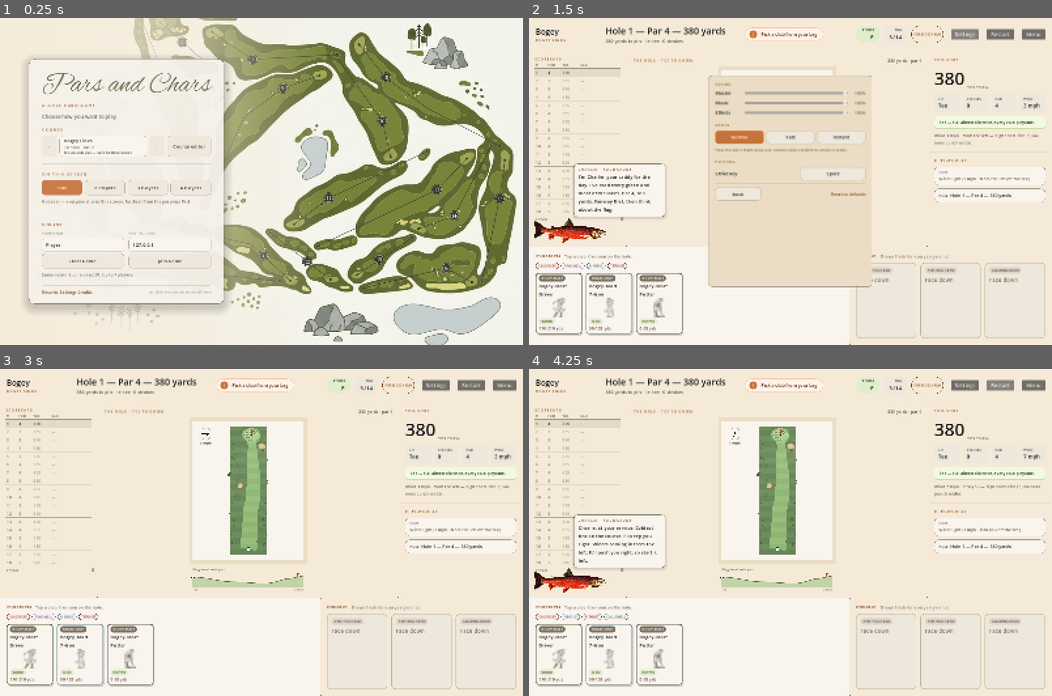
Above: before the commit, frames 1-4 (two rows, left to right).
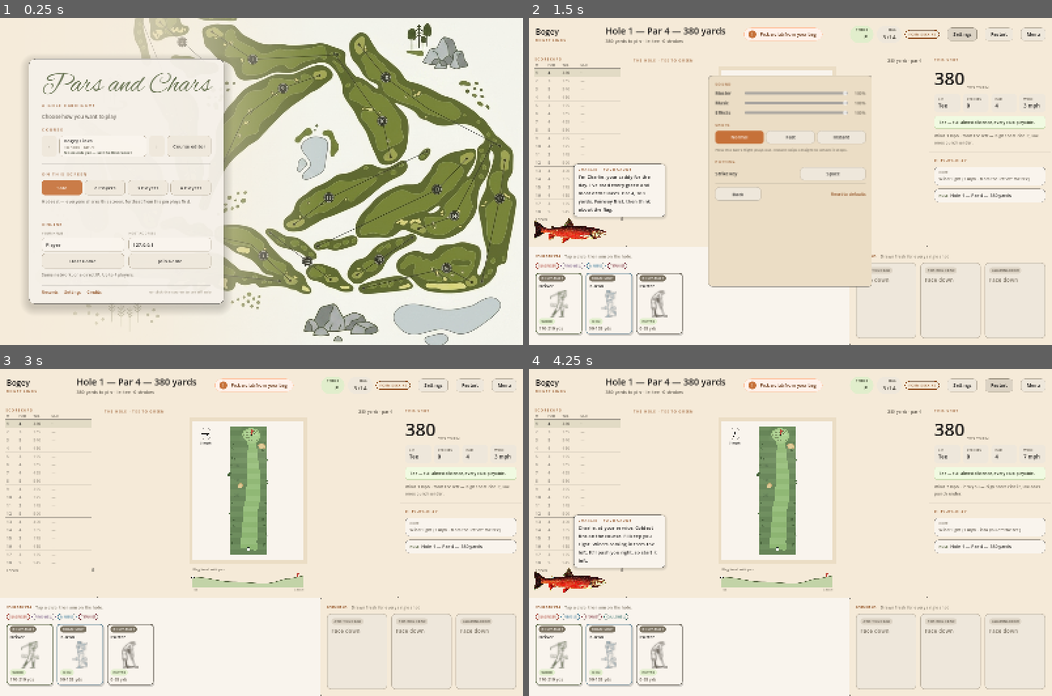
Above: after the commit, the same moments.

Repository: aldo-g/boogie
Game: Godot game, scene res://scenes/Title.tscn
Two runs of this game, one before a commit and one after it. Both use one fixed random seed, a clock stepped at 60 frames per second and the inputs below.
Inputs:
- Up to frame 1 (0.25 s): no input
- Up to frame 2 (1.5 s): click "Solo" at 0.5 s; click "Settings" at 1.25 s
- Up to frame 3 (3 s): click "Menu" at 2 s; click "Solo" at 2.75 s
- Up to frame 4 (4.25 s): click "Restart" at 3.5 s

The runs differ from the first frame. In frame 1, less than 0.1% of the frame differs, in the area x 11-20%, y 83-85%; in frame 2, 1.5%, in the area x 1-99%, y 2-92%; in frame 3, 1.5%; in frame 4, 1.5%.

Commit message:
Polish the buttons, the Form deck chip and bag card names
- The header buttons (Settings, Restart, Menu), the putt Strike button
  and the end-of-round Restart button now use BogeyUI.style_button, so
  they match the rest of the UI.
- The Form deck chip reads "FORM DECK 30 · 12 used" instead of
  "30/12", has a tooltip and a hover state, and no longer stretches to
  the height of the stat blocks beside it.
- A compact bag card drops the brand from the front of the club name,
  since the brand badge already says it.
- The title screen's footer links have a gap between them, so they no
  longer run together into one phrase.
- The Capture harness takes a CAP_SCENE environment variable, so it can
  screenshot scenes other than Main.tscn.

Co-Authored-By: Claude Fable 5.2 <noreply@anthropic.com>

Diff:
--- a/scripts/CardView.gd
+++ b/scripts/CardView.gd
@@ -119,7 +119,13 @@
 	_header = Label.new()
 	# Non-breaking hyphens, so "7-Iron" never splits across lines as "7-"
 	# and "Iron".
-	_header.text = str(card.get("name", "?")).replace("-", "\u2011")
+	var name_text := str(card.get("name", "?"))
+	# The bag card's brand badge already says "Bogey-Mart", so a name that
+	# opens with the brand would say it twice in a narrow column.
+	var brand_name := Brands.display_name(card.get("brand", ""))
+	if compact and brand_name != "" and name_text.begins_with(brand_name + " "):
+		name_text = name_text.substr(brand_name.length() + 1)
+	_header.text = name_text.replace("-", "\u2011")
 	_header.add_theme_font_size_override("font_size", 15)
 	_header.add_theme_color_override("font_color", BogeyTheme.INK)
 	_header.autowrap_mode = TextServer.AUTOWRAP_WORD
--- a/scripts/Main.gd
+++ b/scripts/Main.gd
@@ -404,6 +404,7 @@
 	settings_btn.custom_minimum_size = Vector2(84, 32)
 	settings_btn.size_flags_vertical = Control.SIZE_SHRINK_CENTER
 	settings_btn.focus_mode = Control.FOCUS_NONE
+	BogeyUI.style_button(settings_btn, false, 14)
 	settings_btn.pressed.connect(_on_header_settings_pressed)
 	header_row.add_child(settings_btn)
 
@@ -413,6 +414,7 @@
 	restart_btn.custom_minimum_size = Vector2(84, 32)
 	restart_btn.size_flags_vertical = Control.SIZE_SHRINK_CENTER
 	restart_btn.focus_mode = Control.FOCUS_NONE
+	BogeyUI.style_button(restart_btn, false, 14)
 	restart_btn.pressed.connect(_on_header_restart_pressed)
 	header_row.add_child(restart_btn)
 
@@ -424,6 +426,7 @@
 	menu_btn.custom_minimum_size = Vector2(72, 32)
 	menu_btn.size_flags_vertical = Control.SIZE_SHRINK_CENTER
 	menu_btn.focus_mode = Control.FOCUS_NONE
+	BogeyUI.style_button(menu_btn, false, 14)
 	menu_btn.pressed.connect(_on_header_menu_pressed)
 	header_row.add_child(menu_btn)
 
@@ -2004,6 +2007,7 @@
 	var strike_btn := Button.new()
 	strike_btn.text = "Strike  (%s)" % Settings.putt_key_name()
 	strike_btn.custom_minimum_size = Vector2(0, 42)
+	BogeyUI.style_button(strike_btn, true, 16)
 	strike_btn.pressed.connect(_on_strike_pressed)
 	col.add_child(strike_btn)
 
@@ -2652,6 +2656,7 @@
 			var restart_btn := Button.new()
 			restart_btn.text = "Restart Round"
 			restart_btn.custom_minimum_size = Vector2(180, 60)
+			BogeyUI.style_button(restart_btn, true, 17)
 			restart_btn.pressed.connect(restart_round)
 			options_container.add_child(restart_btn)
 			build_form_placeholders("")
@@ -2722,23 +2727,35 @@
 # PanelContainer, so this builds an equivalent Button instead.
 func make_form_deck_chip_button() -> Button:
 	var b := Button.new()
-	b.text = "FORM DECK %d/%d" % [form_deck.deck.size(), form_deck.discard.size()]
+	var left: int = form_deck.deck.size()
+	var used: int = form_deck.discard.size()
+	b.text = "FORM DECK  %d" % left if used == 0 else "FORM DECK  %d · %d used" % [left, used]
+	b.tooltip_text = "%d Form cards left to draw, %d in the discard pile.\nClick to see what's in the deck." % [left, used]
 	b.flat = false
+	b.focus_mode = Control.FOCUS_NONE
+	b.mouse_default_cursor_shape = Control.CURSOR_POINTING_HAND
+	# The stat blocks beside it are taller; without this the pill stretches
+	# to their height and reads as an oval.
+	b.size_flags_vertical = Control.SIZE_SHRINK_CENTER
 	var style := StyleBoxFlat.new()
 	style.bg_color = Color(0, 0, 0, 0)
 	style.set_corner_radius_all(99)
 	style.border_color = COLOR_SAND
 	style.set_border_width_all(1)
-	style.content_margin_left = 9
-	style.content_margin_right = 9
-	style.content_margin_top = 3
-	style.content_margin_bottom = 3
+	style.content_margin_left = 12
+	style.content_margin_right = 12
+	style.content_margin_top = 5
+	style.content_margin_bottom = 5
+	var hover := style.duplicate() as StyleBoxFlat
+	hover.bg_color = BogeyTheme.ACCENT_200
 	b.add_theme_stylebox_override("normal", style)
-	b.add_theme_stylebox_override("hover", style)
-	b.add_theme_stylebox_override("pressed", style)
-	b.add_theme_font_size_override("font_size", 10)
+	b.add_theme_stylebox_override("hover", hover)
+	b.add_theme_stylebox_override("pressed", hover)
+	b.add_theme_stylebox_override("hover_pressed", hover)
+	b.add_theme_font_size_override("font_size", 11)
 	b.add_theme_color_override("font_color", COLOR_SAND)
-	b.add_theme_color_override("font_hover_color", COLOR_SAND)
+	b.add_theme_color_override("font_hover_color", BogeyTheme.ACCENT_900)
+	b.add_theme_color_override("font_pressed_color", BogeyTheme.ACCENT_900)
 	b.pressed.connect(_on_form_deck_chip_pressed)
 	return b
 
--- a/scripts/Title.gd
+++ b/scripts/Title.gd
@@ -254,6 +254,9 @@
 	panel.add_child(BogeyUI.hairline(0.12))
 
 	var footer := HBoxContainer.new()
+	# Link buttons carry no box, so without a gap the three run together
+	# into one phrase.
+	footer.add_theme_constant_override("separation", 18)
 	panel.add_child(footer)
 	for link in [["Records", _on_records_pressed], ["Settings", _on_settings_pressed],
 			["Credits", _on_credits_pressed]]:
--- a/tools/Capture.gd
+++ b/tools/Capture.gd
@@ -1,6 +1,6 @@
 extends Node
 
-# Dev-only screenshot harness: boots Main.tscn at a fixed size, lets the UI
+# Dev-only screenshot harness: boots Main.tscn (or CAP_SCENE) at a fixed size, lets the UI
 # settle, then writes a PNG. Not shipped with the game.
 
 func _ready() -> void:
@@ -12,7 +12,10 @@
 	get_window().size = Vector2i(w, h)
 	get_window().content_scale_size = Vector2i(w, h)
 	get_window().content_scale_mode = Window.CONTENT_SCALE_MODE_DISABLED
-	var scene := load("res://scenes/Main.tscn")
+	var scene_path := OS.get_environment("CAP_SCENE")
+	if scene_path == "":
+		scene_path = "res://scenes/Main.tscn"
+	var scene := load(scene_path)
 	add_child(scene.instantiate())
 	# Let _ready, layout, and any deferred UI build finish.
 	for i in range(12):
